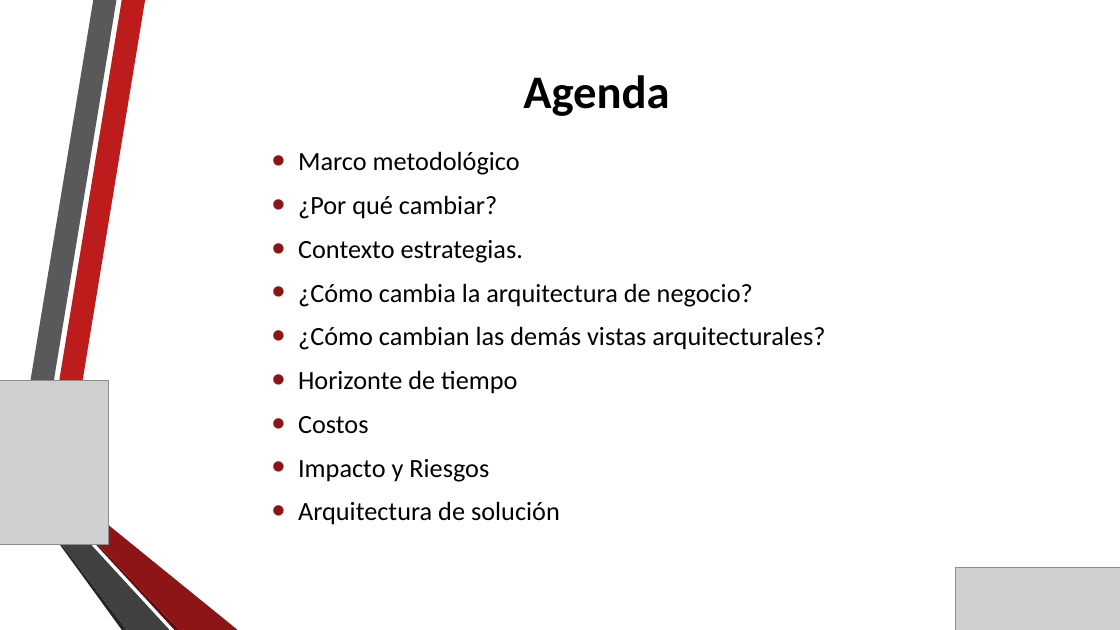
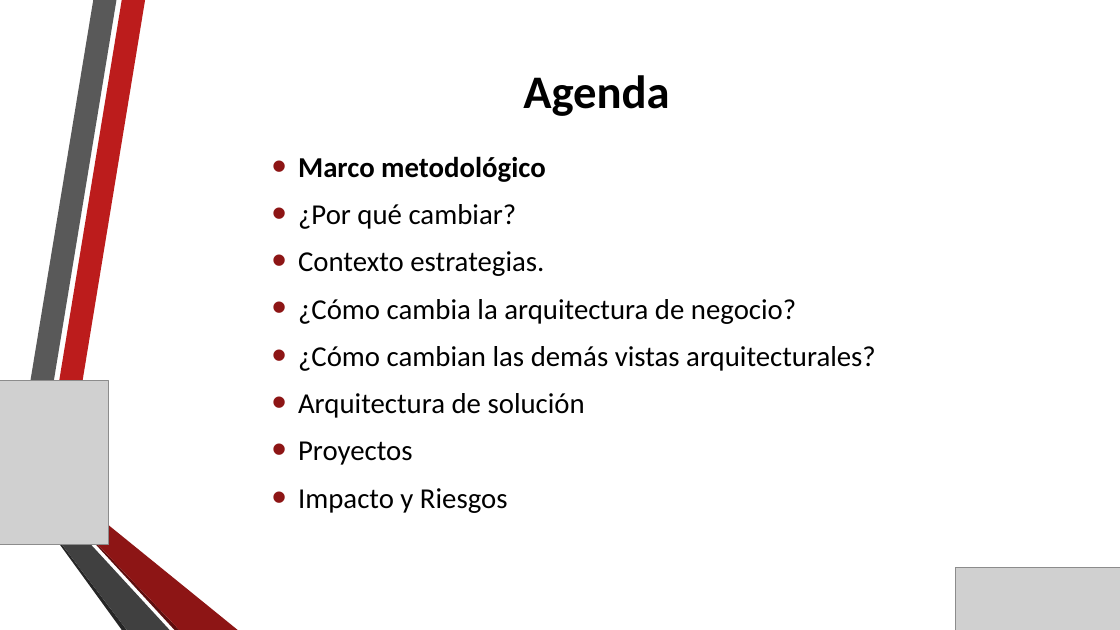
Before and after one commit to gaudisolutions/ecos, a slide deck: slide 2 of Proyecto I/Presentación/Arquitectura Objetivo MPLA.pptx. Drawn at 1120x630 pixels with LibreOffice and Linux fonts; fonts in the diff are those of the drawing; grey boxes stand for pictures; background and template pictures are left out. Boxes give left, top, right and bottom in pixels: in the first picture for what was removed or moved away, otherwise in the second. Text is boxed around its words. In the diff, an @@ line names an element or a change of style, - is before the commit and + after.

Commit message:
Se actualiza documento final de proyecto I

```diff
--- a/Proyecto I/Presentación/Arquitectura Objetivo MPLA.pptx
+++ b/Proyecto I/Presentación/Arquitectura Objetivo MPLA.pptx
@@ text at bbox=[298, 204, 876, 513]: size 22.5 to 24.6 pt in "Marco metodológico", "¿Por qué cambiar?", "Contexto estrategias.", "¿Cómo cambia la arquitectura de negocio?" and 2 more places; bold on in "Marco metodológico" @@
@@ text at bbox=[298, 393, 585, 465]: text changed; size 22.5 to 24.6 pt @@
-• Horizonte de tiempo
-• Costos
+• Arquitectura de solución
+• Proyectos
@@ text at bbox=[298, 501, 560, 525]: paragraph removed @@
-• Arquitectura de solución
```
Also in this commit, not shown: 7 other slides changed, 8 slides added, 2 slides removed, 6 other files.
